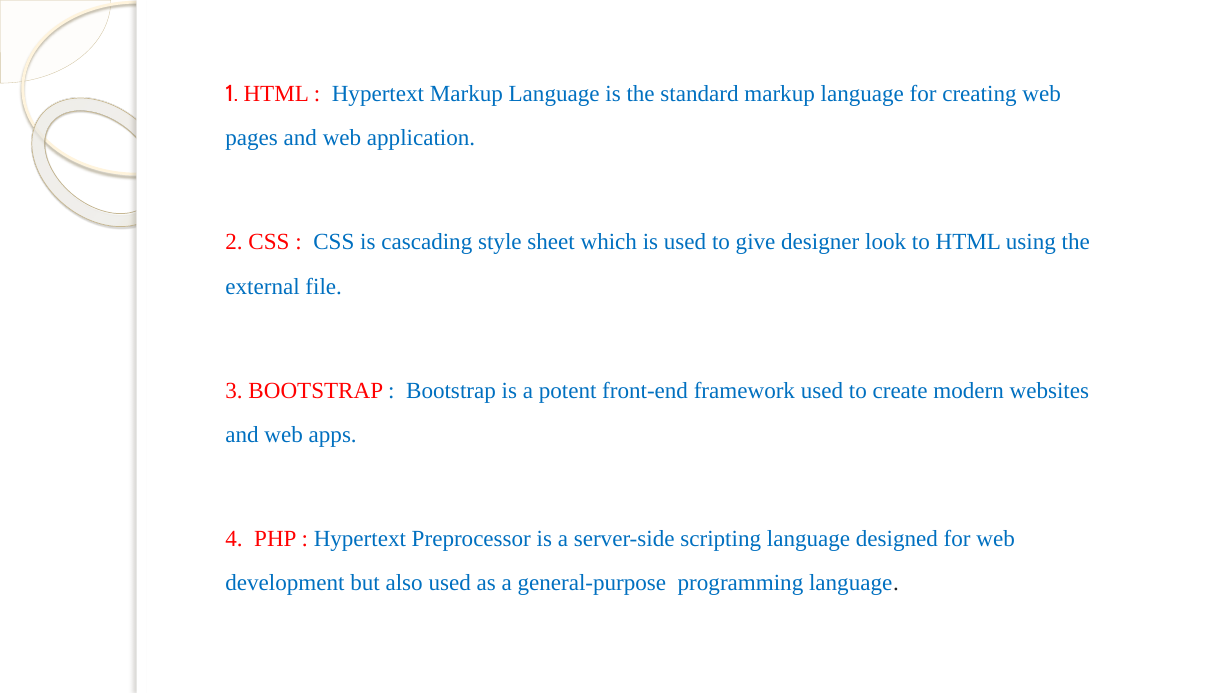
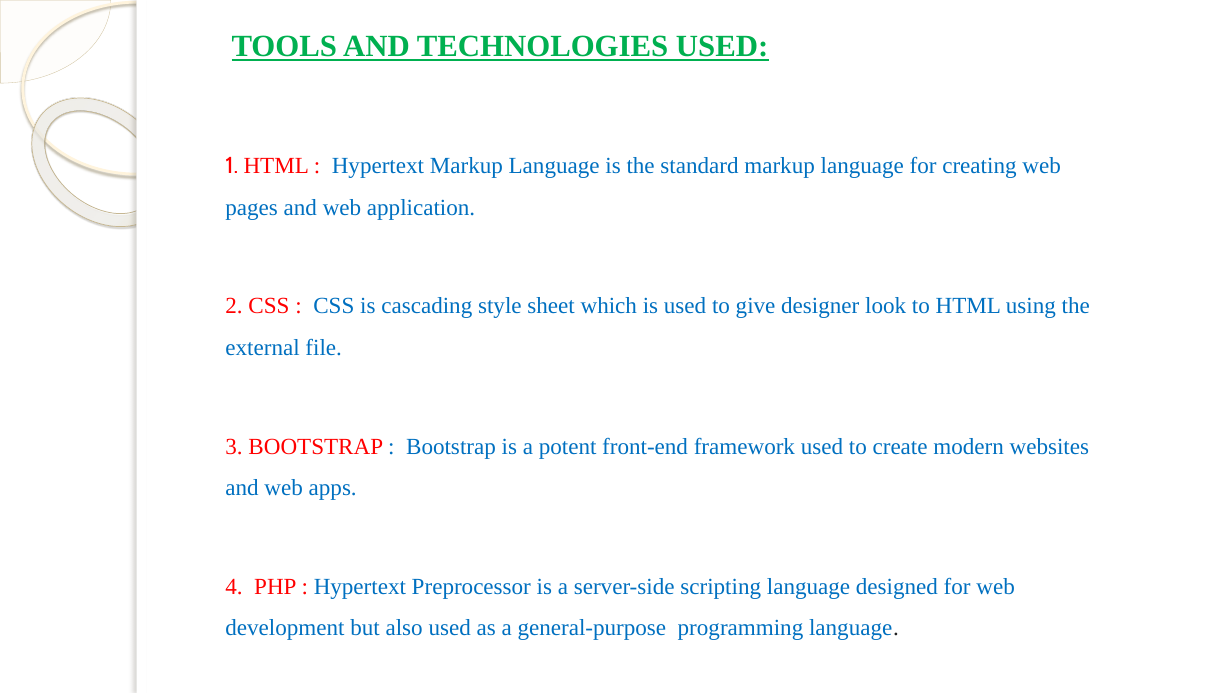
Before and after one commit to 0124hitesh/Web_Development, a slide deck: slide 5 of Summer Training Presentation.pptx. Drawn at 1232x693 pixels with LibreOffice and Linux fonts; fonts in the diff are those of the drawing; background and template pictures are left out. Boxes give left, top, right and bottom in pixels: in the first picture for what was removed or moved away, otherwise in the second. Text is boxed around its words. In the diff, an @@ line names an element or a change of style, - is before the commit and + after.

```diff
--- a/Summer Training Presentation.pptx
+++ b/Summer Training Presentation.pptx
@@ text added at (x1=232, y1=35, x2=768, y2=61), 24 pt, text #00B050, bold, underline @@
+TOOLS AND TECHNOLOGIES USED:
@@ text "1. HTML : Hypertext Markup ..." moved from (x1=225, y1=84, x2=1090, y2=595) to (x1=225, y1=156, x2=1090, y2=640) @@
@@ text "1. HTML : Hypertext Markup ..." at (x1=225, y1=156, x2=1090, y2=640): line spacing 1.6 to 1.5 @@
```
Also in this commit, not shown: 6 other slides changed, 2 other files.
